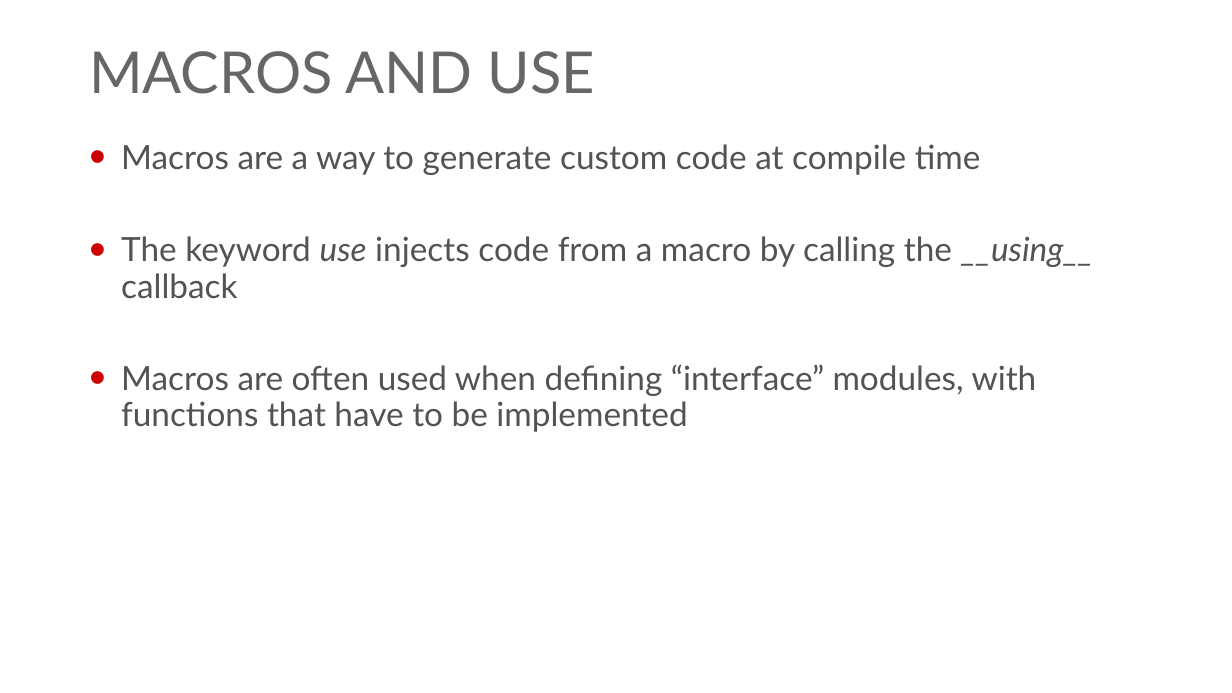
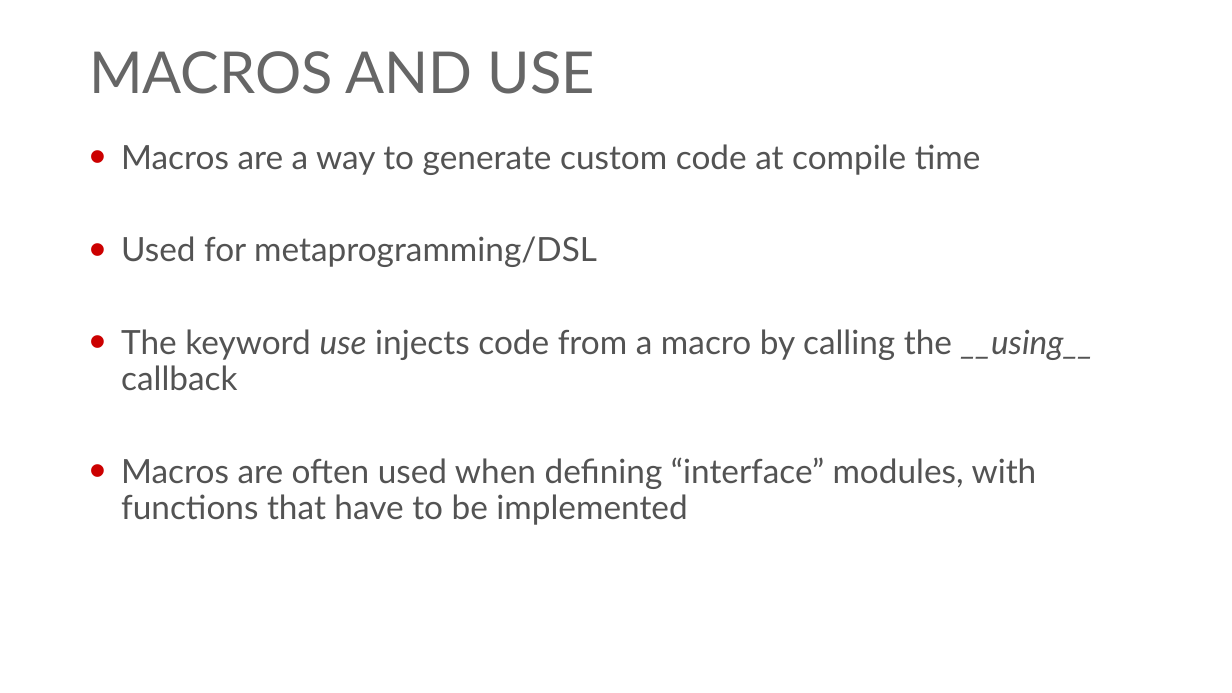
Before and after one commit to georgiyolovski/elixir-workshop, a slide deck: slide 4 of day2/Elixir - Day 2.pptx (slide 6 before the commit). Drawn at 1232x693 pixels with LibreOffice and Linux fonts; fonts in the diff are those of the drawing; background and template pictures are left out. Boxes give left, top, right and bottom in pixels: in the first picture for what was removed or moved away, otherwise in the second. Text is boxed around its words. In the diff, an @@ line names an element or a change of style, - is before the commit and + after.

```diff
--- a/day2/Elixir - Day 2.pptx
+++ b/day2/Elixir - Day 2.pptx
@@ text at [121, 236, 597, 267]: paragraph added @@
+• Used for metaprogramming/DSL
```
Also in this commit, not shown: 4 other slides changed, 6 slides added, 1 slide removed, 2 other files.
